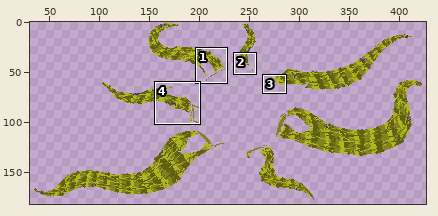
Two states of a sprite sheet, CasaDesDiamantes/sprites/eyeVirusBossBackground_spr/layers/15755288-e766-46ef-9118-a4bb67768e8c/fda2c408-9940-4dd0-80eb-f2636cbd6b19.png. The first picture is a wide view before the edit; the outline marks the close-up.
Close-up. Before:
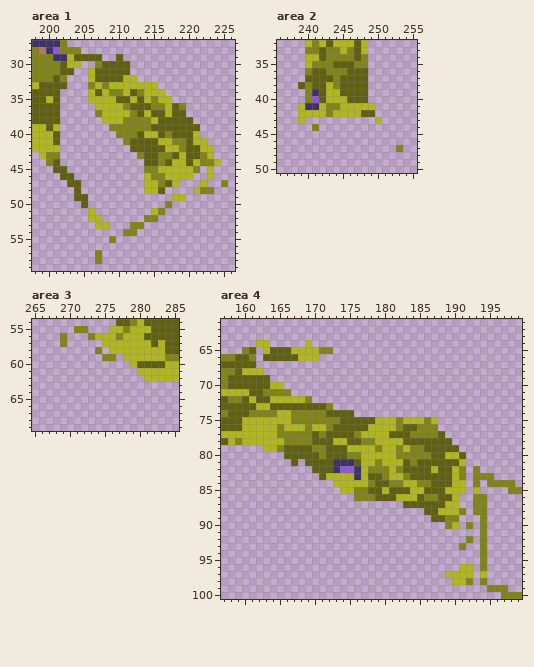
The file is 463x185 pixels. Shown: area 1: x 198..226, y 27..59; area 2: x 236..255, y 32..50; area 3: x 265..285, y 54..69; area 4: x 157..199, y 61..100. The wide view leaves out empty margins. The commit also changed other parts of the picture, which this record leaves out.
New version:
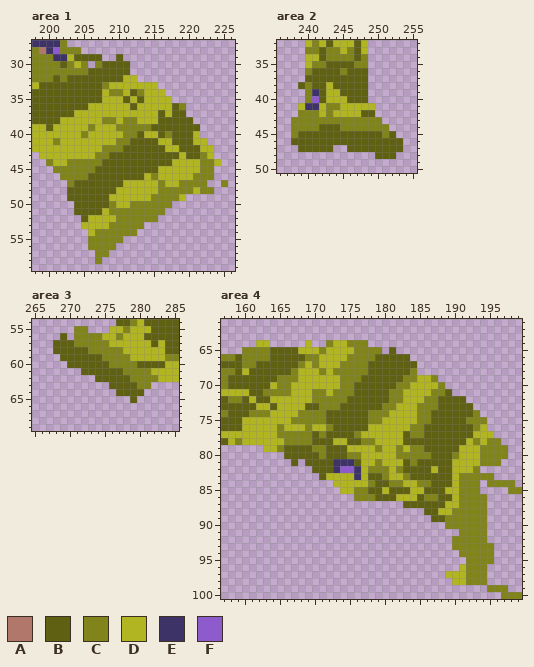
Palette (. is transparent): A #b2776b  B #5f6012  C #81841a  D #b2b522  E #3e3366  F #8d5bcc
What changed:
Changed rows in their new state; - is an unchanged pixel.
Area 1:
first column x 200:
30 ---C-C------------------
31 --CCCCB-----------------
32 ---BBBB-----------------
33 ---BBBBB----------------
34 --BBBBB-----------------
35 B-BBBBBB--D----D--------
36 --BBBBD----D-DDDD-------
37 --BBDDDD----DD-D--------
38 --DDDDDDCC---DD---------
39 --DDDDCDDD--------------
40 -DDDDCDDDDD-------------
41 -CDDDDDDDDC-------BB----
42 --DDDDDDCCCB-------B----
43 DDDDDDDCCBBBBB--BB------
44 -DDCCCCCBBBBBB--B---D---
45 -CCCCCCBBBBBBBBB-----DCC
46 --CCCCBBBBBBBB--D----CCC
47 ---C-BBBBBBDDD---D-CCCC-
48 ---B-BBBBBDDDD--CCCCC---
49 ---B--BBBDDDDDDCCCC-----
50 ----B-BBBCDDCCCCC-------
51 ----BBBBDCCCCCCC--------
52 -----B--DDCCCC----------
53 -----DD--CCC------------
54 ------DCCCC-------------
55 ------CCC-C-------------
56 ------CCCC--------------
57 --------C---------------
Area 2:
first column x 243:
35 B-
36 BB
37 -B
38 -B
first column x 238:
42 -CCC------------
43 CCCCCCCCCCCCC---
44 CCC-BBBCCCCCCC--
45 CBBBBBBBBBBBBCB-
46 BBBBBBBBBBBBBBBB
47 -BBBBB--BBBBBBBB
48 ------------BBB-
Area 3:
first column x 268:
56 -B-CC-C--------
57 BBBCCCCC-------
58 BBBBBC-CCC-----
59 -BBBBBB--CC----
60 --BBBBBBCCCC---
61 ----BBBBBBCCCC-
62 ------BBBBBCCCC
63 --------BBBBCC-
64 ---------BBBB--
65 -----------B---
Area 4:
first column x 160:
 64 ------------CDDCCC--------------------
 65 -CCC---B----DDDDCCCC-B----------------
 66 C-CC----BCCDDDDCCCCBBBBB--------------
 67 CCBBBBBBCDCDDDCCCCBBBBBBB-------------
 68 -BBBBBBCDDDCDCCCCCBBBBBBC-------------
 69 ----BCCCDDDDDDCCCBBBBBBCCDDC----------
 70 -----CCDDDDDDDCCBBBBBBCCDDDDC---------
 71 -------DDDCCDCCCBBBBBCCDDDDCCB--------
 72 ---------DCCCCCBBBBBBCCDDDCCBBBB------
 73 -----DDDD--C-CBBBBBBCCDDDCCCBBBBB-----
 74 ----D--D--------BBCCCDDDDCCBBBBBBC----
 75 ------------BB----CC--D--C-BBBBBCCC---
 76 ----------------------DDC-BBBBBBBCD---
 77 ---------------------DD---BB-BBBBDDD--
 78 ------------------------------BBDCDCC-
 79 -------------------------------DDDCCCC
 80 -----------------------------BCDDDCCCC
 81 ------------------------------D-DDCCC-
 82 -------------------------------DD-----
 83 --------------------------------C-----
 84 -------------------------------CC-----
 85 -------------------------------CCC----
 86 -------------------------------CC-----
 87 -------------------------------CC-----
 88 ------------------------------C-C-----
 89 -------------------------------CCC----
 90 ------------------------------CC-C----
 91 -------------------------------CCC----
 92 ------------------------------CC-C----
 93 ------------------------------C-CC-C--
 94 -------------------------------CCC-C--
 95 --------------------------------CC-C--
 96 --------------------------------CC----
 97 --------------------------------CCC---
 98 ---------------------------------C----
